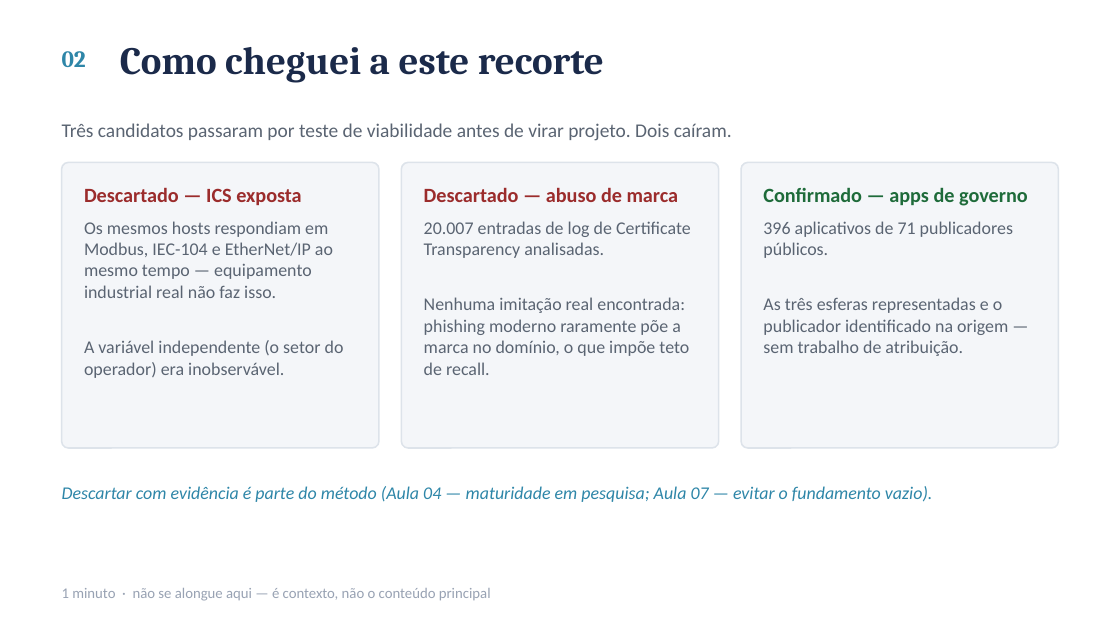
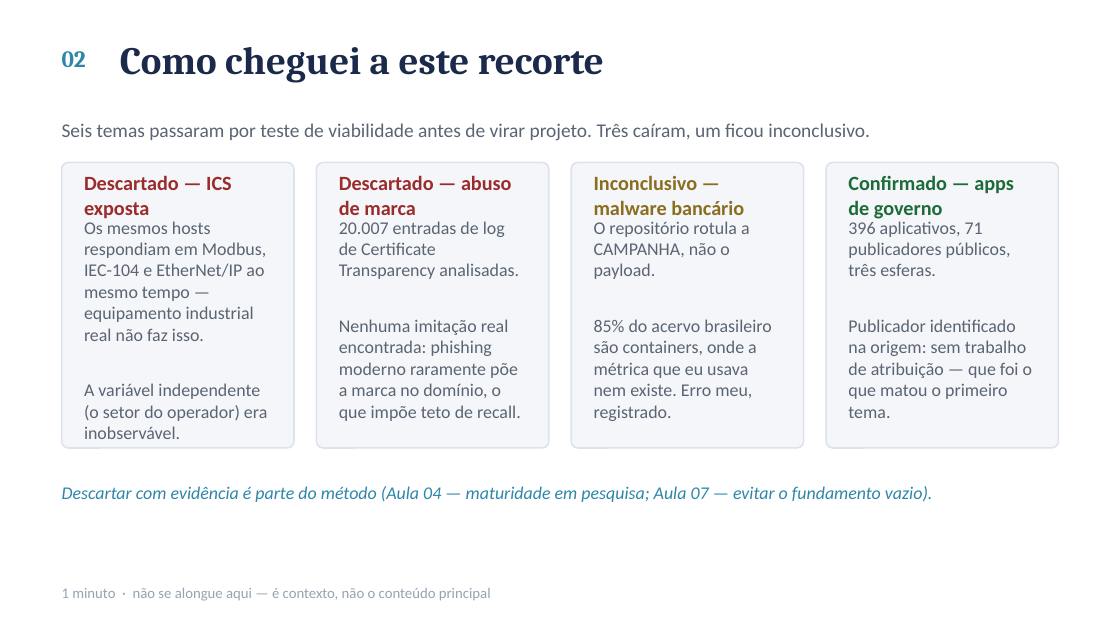
Before and after one commit to ClaudioAMF1/TCC, a slide deck: slide 3 of seminario/seminario-analise-de-artigo.pptx. Drawn at 1120x630 pixels with LibreOffice and Linux fonts; fonts in the diff are those of the drawing. Boxes give left, top, right and bottom in pixels: in the first picture for what was removed or moved away, otherwise in the second. Text is boxed around its words. In the diff, an @@ line names an element or a change of style, - is before the commit and + after.

```diff
--- a/seminario/seminario-analise-de-artigo.pptx
+++ b/seminario/seminario-analise-de-artigo.pptx
@@ text at <box>62,123,870,141</box>: text changed @@
-Três candidatos passaram por teste de viabilidade antes de virar projeto. Dois caíram.
+Seis temas passaram por teste de viabilidade antes de virar projeto. Três caíram, um ficou inconclusivo.
@@ rounded rectangle: place and size @@
-rounded rectangle at <box>62,162,379,448</box>
+rounded rectangle at <box>62,162,295,448</box>
@@ text "Descartado — ICS exposta" rewrapped from <box>84,187,301,205</box> to <box>84,175,232,218</box> @@
@@ proportions changed in 3 elements at <box>62,162,295,448</box>, <box>827,162,1060,448</box>, <box>317,162,550,448</box> @@
@@ rounded rectangle: place and size @@
-rounded rectangle at <box>401,162,718,448</box>
+rounded rectangle at <box>317,162,550,448</box>
@@ text "Descartado — abuso de marca" rewrapped from <box>424,187,679,202</box> to <box>339,175,511,215</box> @@
@@ rounded rectangle added at <box>571,162,804,448</box>, fill #F4F6F9, outline #DDE3EA 1 pt @@
@@ text added at <box>594,175,744,215</box>, 13 pt, text #8A6D1F, bold @@
+Inconclusivo — malware bancário
@@ rounded rectangle: place and size @@
-rounded rectangle at <box>741,162,1058,448</box>
+rounded rectangle at <box>827,162,1060,448</box>
@@ text "Confirmado — apps de governo" rewrapped from <box>763,187,1028,206</box> to <box>848,175,1014,219</box> @@
@@ text "Os mesmos hosts respondiam em ..." rewrapped from <box>84,221,344,378</box> to <box>84,221,267,439</box> @@
@@ text "20.007 entradas de log de ..." rewrapped from <box>424,221,691,375</box> to <box>339,319,521,421</box> @@
@@ text added at <box>594,319,771,421</box>, 11.5 pt, text #5A6472 @@
+O repositório rotula a CAMPANHA, não o payload.
+85% do acervo brasileiro são containers, onde a métrica que eu usava nem existe. Erro meu, registrado.
@@ text at <box>848,319,1032,418</box>: text changed @@
-396 aplicativos de 71 publicadores públicos.
-As três esferas representadas e o publicador identificado na origem — sem trabalho de atribuição.
+396 aplicativos, 71 publicadores públicos, três esferas.
+Publicador identificado na origem: sem trabalho de atribuição — que foi o que matou o primeiro tema.
```
Also in this commit, not shown: 2 other slides changed, 8 other files.
